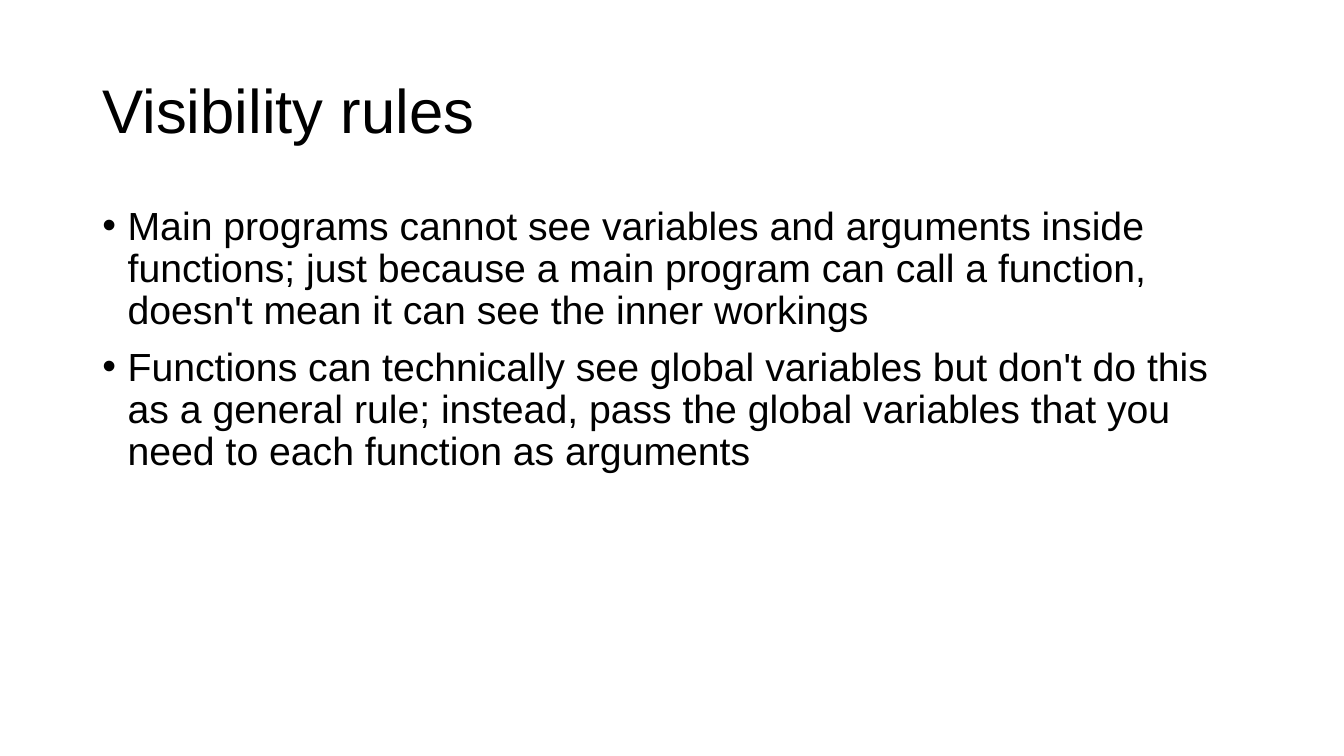
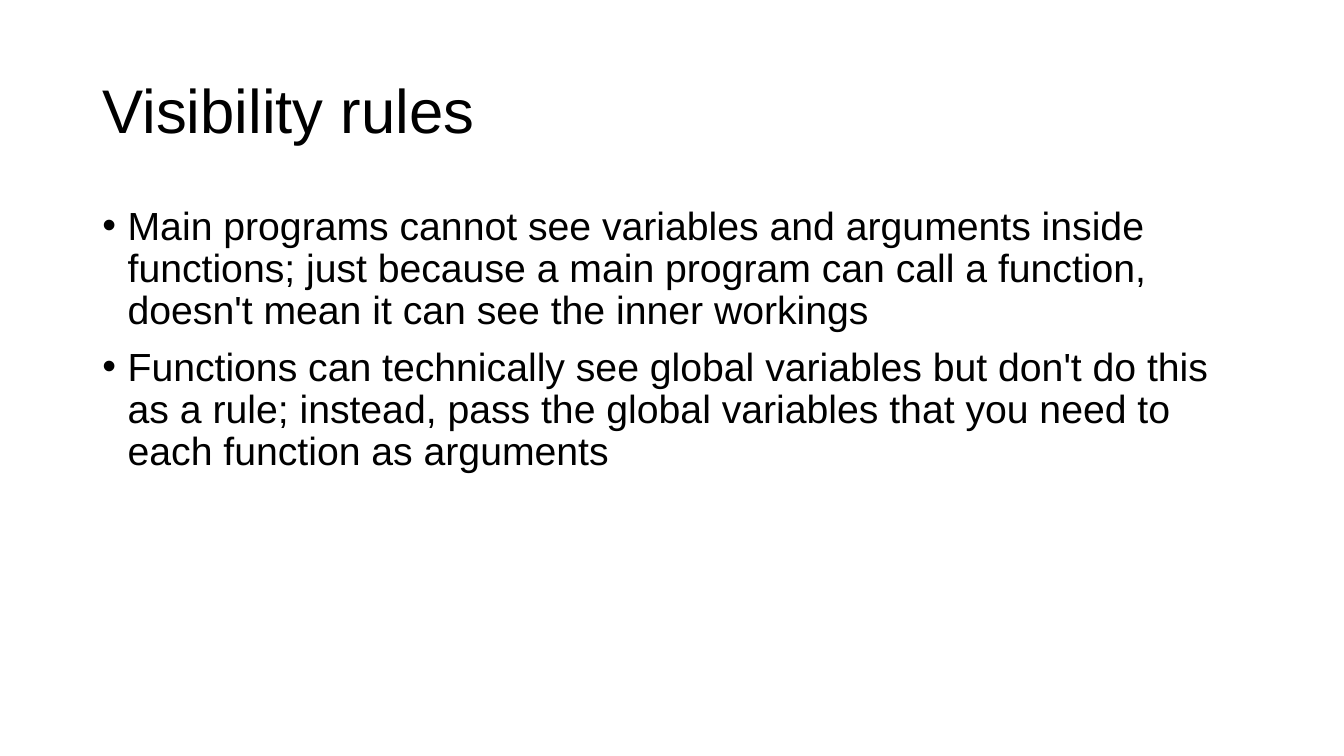
Before and after one commit to parrt/msds501, a slide deck: slide 23 of slides/functions.pptx. Drawn at 1344x756 pixels with LibreOffice and Linux fonts; fonts in the diff are those of the drawing; background and template pictures are left out. Boxes give left, top, right and bottom in pixels: in the first picture for what was removed or moved away, otherwise in the second. Text is boxed around its words. In the diff, an @@ line names an element or a change of style, - is before the commit and + after.

Commit message:
update slides/projects

```diff
--- a/slides/functions.pptx
+++ b/slides/functions.pptx
@@ text at (128, 352, 1208, 473): text changed @@
-• Functions can technically see global variables but don't do this as a general rule; instead, pass the global variables that you need to each function as arguments
+• Functions can technically see global variables but don't do this as a rule; instead, pass the global variables that you need to each function as arguments
```
Also in this commit, not shown: 6 other slides changed.
